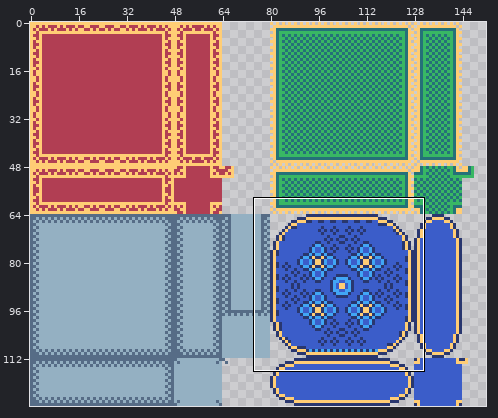
Two states of a sprite sheet, assets/sprites/tilesets/tileset_brick_floors.png. Above: a wide view before the commit, with the close-up outlined.
Close-up. First the earlier version:
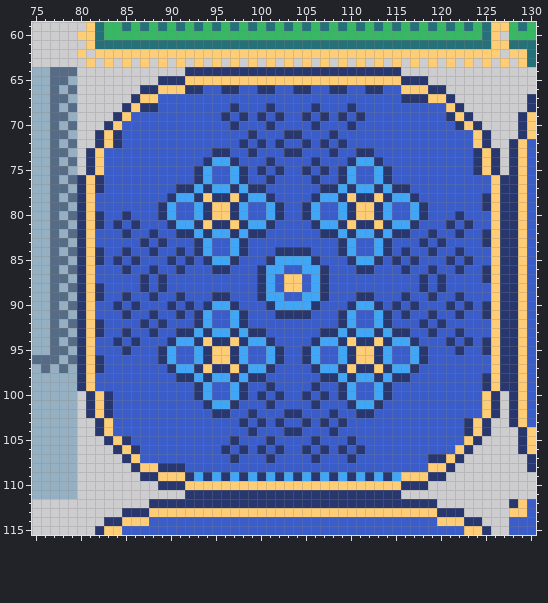
The file is 160x128 pixels. Shown: x 75..130, y 59..115. The wide view leaves out empty margins.
Now the later version:
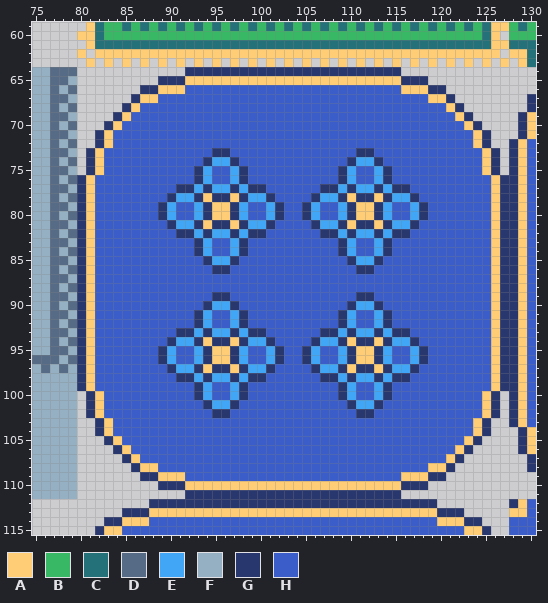
Palette (. is transparent): A #ffcd75  B #38b764  C #257179  D #566c86  E #41a6f6  F #94b0c2  G #29376f  H #3b5dc9
The exact change:
y 66: x 92..93 GG -> HH; x 96..97 GG -> HH; x 100..101 GG -> HH; x 104..105 GG -> HH; x 108..109 GG -> HH; x 112..113 GG -> HH
y 67: x 116..118 GGG -> HHH
y 68: x 87..88 GG -> HH; x 97 G -> H; x 101 G -> H; x 106 G -> H; x 110 G -> H
y 69: x 96 G -> H; x 98 G -> H; x 100 G -> H; x 102 G -> H; x 105 G -> H; x 107 G -> H; x 109 G -> H; x 111 G -> H; x 121 G -> H
y 70: x 97 G -> H; x 101 G -> H; x 106 G -> H; x 110 G -> H; x 122 G -> H
y 71: x 84 G -> H; x 99 G -> H; x 103..104 GG -> HH; x 108 G -> H
y 72: x 84 G -> H; x 98 G -> H; x 100 G -> H; x 102 G -> H; x 105 G -> H; x 107 G -> H; x 109 G -> H
y 73: x 99 G -> H; x 103..104 GG -> HH; x 108 G -> H; x 124 G -> H
y 74: x 101 G -> H; x 106 G -> H; x 124 G -> H
y 75: x 100 G -> H; x 102 G -> H; x 105 G -> H; x 107 G -> H; x 124 G -> H
y 76: x 82 G -> H; x 101 G -> H; x 106 G -> H
y 77: x 82 G -> H
y 78..79: x 125 G -> H
y 80: x 82 G -> H; x 85 G -> H; x 122 G -> H
y 81: x 82 G -> H; x 84 G -> H; x 86 G -> H; x 121 G -> H; x 123 G -> H
y 82: x 85 G -> H; x 88 G -> H; x 119 G -> H; x 122 G -> H; x 125 G -> H
y 83: x 87 G -> H; x 89 G -> H; x 118 G -> H; x 120 G -> H; x 125 G -> H
y 84: x 82 G -> H; x 85 G -> H; x 88 G -> H; x 91 G -> H; x 102..105 GGGG -> HHHH; x 116 G -> H; x 119 G -> H; x 122 G -> H
y 85: x 82 G -> H; x 84 G -> H; x 86 G -> H; x 90 G -> H; x 92 G -> H; x 101..106 GEEEEG -> HHHHHH; x 115 G -> H; x 117 G -> H; x 121 G -> H; x 123 G -> H
y 86: x 85 G -> H; x 88 G -> H; x 91 G -> H; x 100..102 GEE -> HHH; x 105..107 EEG -> HHH; x 116 G -> H; x 119 G -> H; x 122 G -> H; x 125 G -> H
y 87: x 87 G -> H; x 89 G -> H; x 100..101 GE -> HH; x 103..104 AA -> HH; x 106..107 EG -> HH; x 118 G -> H; x 120 G -> H; x 125 G -> H
y 88: x 82 G -> H; x 87 G -> H; x 89 G -> H; x 100..101 GE -> HH; x 103..104 AA -> HH; x 106..107 EG -> HH; x 118 G -> H; x 120 G -> H
y 89: x 82 G -> H; x 85 G -> H; x 88 G -> H; x 91 G -> H; x 100..102 GEE -> HHH; x 105..107 EEG -> HHH; x 116 G -> H; x 119 G -> H; x 122 G -> H
y 90: x 84 G -> H; x 86 G -> H; x 90 G -> H; x 92 G -> H; x 101..106 GEEEEG -> HHHHHH; x 115 G -> H; x 117 G -> H; x 121 G -> H; x 123 G -> H; x 125 G -> H
y 91: x 85 G -> H; x 88 G -> H; x 91 G -> H; x 102..105 GGGG -> HHHH; x 116 G -> H; x 119 G -> H; x 122 G -> H; x 125 G -> H
y 92: x 82 G -> H; x 87 G -> H; x 89 G -> H; x 118 G -> H; x 120 G -> H
y 93: x 82 G -> H; x 85 G -> H; x 88 G -> H; x 119 G -> H; x 122 G -> H
y 94: x 84 G -> H; x 86 G -> H; x 121 G -> H; x 123 G -> H; x 125 G -> H
y 95: x 85 G -> H; x 122 G -> H; x 125 G -> H
y 96..97: x 82 G -> H
y 98: x 125 G -> H
y 99: x 101 G -> H; x 106 G -> H; x 125 G -> H
y 100: x 83 G -> H; x 100 G -> H; x 102 G -> H; x 105 G -> H; x 107 G -> H
y 101: x 83 G -> H; x 101 G -> H; x 106 G -> H
y 102: x 83 G -> H; x 99 G -> H; x 103..104 GG -> HH; x 108 G -> H
y 103: x 98 G -> H; x 100 G -> H; x 102 G -> H; x 105 G -> H; x 107 G -> H; x 109 G -> H; x 123 G -> H
y 104: x 99 G -> H; x 103..104 GG -> HH; x 108 G -> H; x 123 G -> H
y 105: x 85 G -> H; x 97 G -> H; x 101 G -> H; x 106 G -> H; x 110 G -> H
y 106: x 86 G -> H; x 96 G -> H; x 98 G -> H; x 100 G -> H; x 102 G -> H; x 105 G -> H; x 107 G -> H; x 109 G -> H; x 111 G -> H
y 107: x 97 G -> H; x 101 G -> H; x 106 G -> H; x 110 G -> H; x 119..120 GG -> HH
y 108: x 89..91 GGG -> HHH
y 109: x 92..115 GEGEGEGEGEGEGEGEGEGEGEGE -> HHHHHHHHHHHHHHHHHHHHHHHH
Where, in picture pixels (left, top, right, bottom), the same in both close-ups:
changed: (95, 85, 491, 481)
